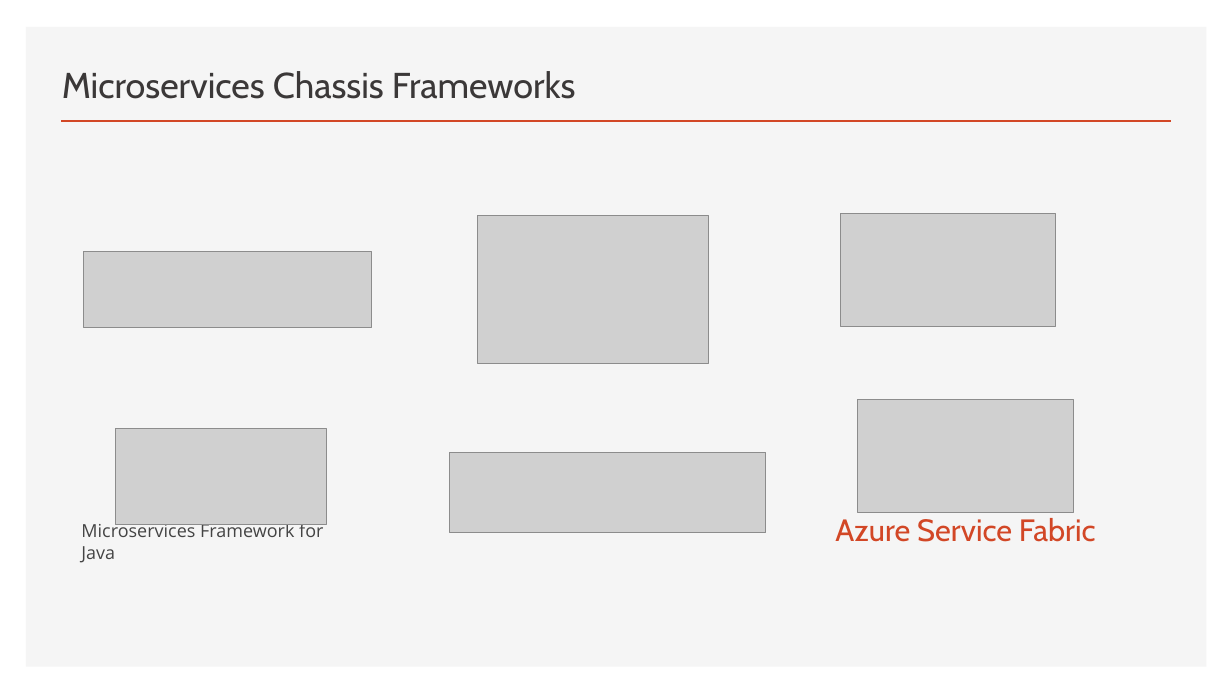
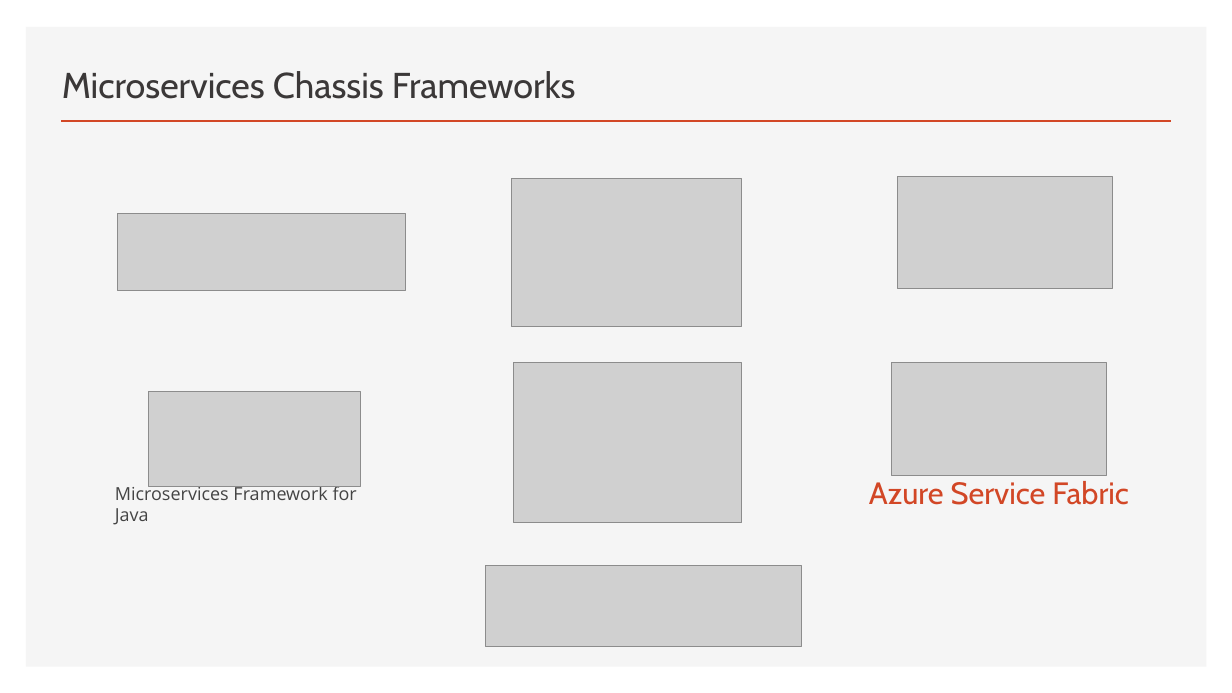
Before and after one commit to brianperera/EasyMaintain, a slide deck: slide 11 of Documents/MicroServices.pptx (slide 10 before the commit). Drawn at 1232x693 pixels with LibreOffice and Linux fonts; fonts in the diff are those of the drawing; grey boxes stand for pictures. Boxes give left, top, right and bottom in pixels: in the first picture for what was removed or moved away, otherwise in the second. Text is boxed around its words. In the diff, an @@ line names an element or a change of style, - is before the commit and + after.

```diff
--- a/Documents/MicroServices.pptx
+++ b/Documents/MicroServices.pptx
@@ picture: place and size @@
-picture at box(841, 214, 1055, 326)
+picture at box(897, 177, 1112, 288)
@@ picture added at box(514, 362, 742, 523) @@
@@ picture: place and size @@
-picture at box(859, 400, 1074, 513)
+picture at box(892, 362, 1107, 475)
@@ 3 pictures, 1 text: place and size @@
-3 pictures, 1 text at box(81, 215, 709, 563)
+3 pictures, 1 text at box(115, 178, 742, 525)
@@ text "Azure Service Fabric": place and size @@
-text "Azure Service Fabric" at box(835, 518, 1096, 542)
+text "Azure Service Fabric" at box(869, 481, 1129, 505)
@@ picture: place and size @@
-picture at box(450, 452, 766, 532)
+picture at box(485, 566, 801, 646)
```
Also in this commit, not shown: 5 other slides changed, 3 slides added, 2 slides removed.
